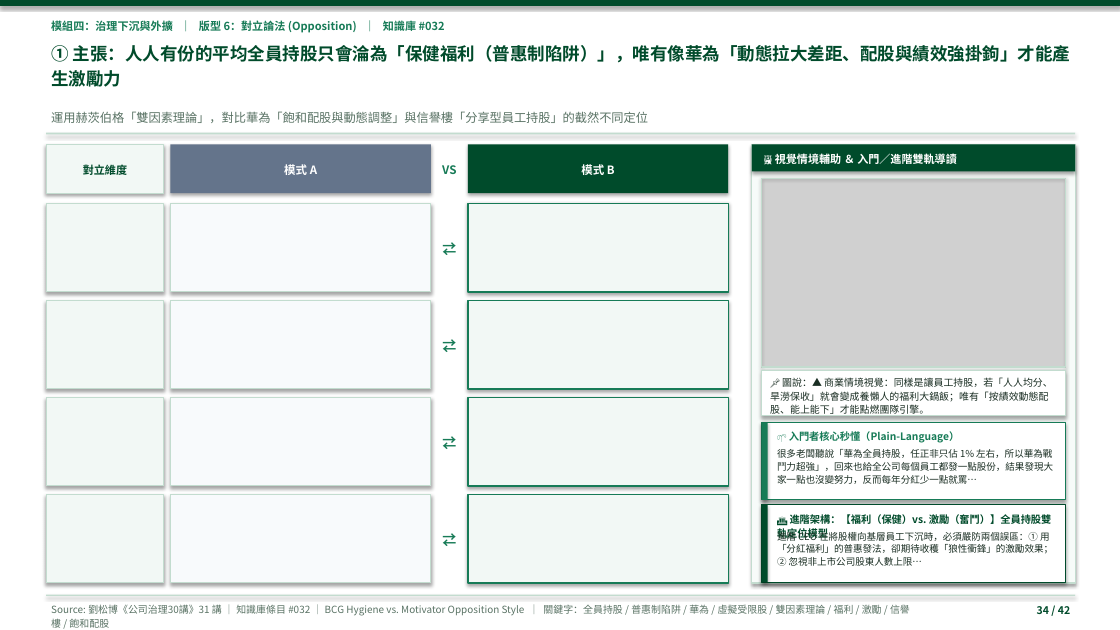
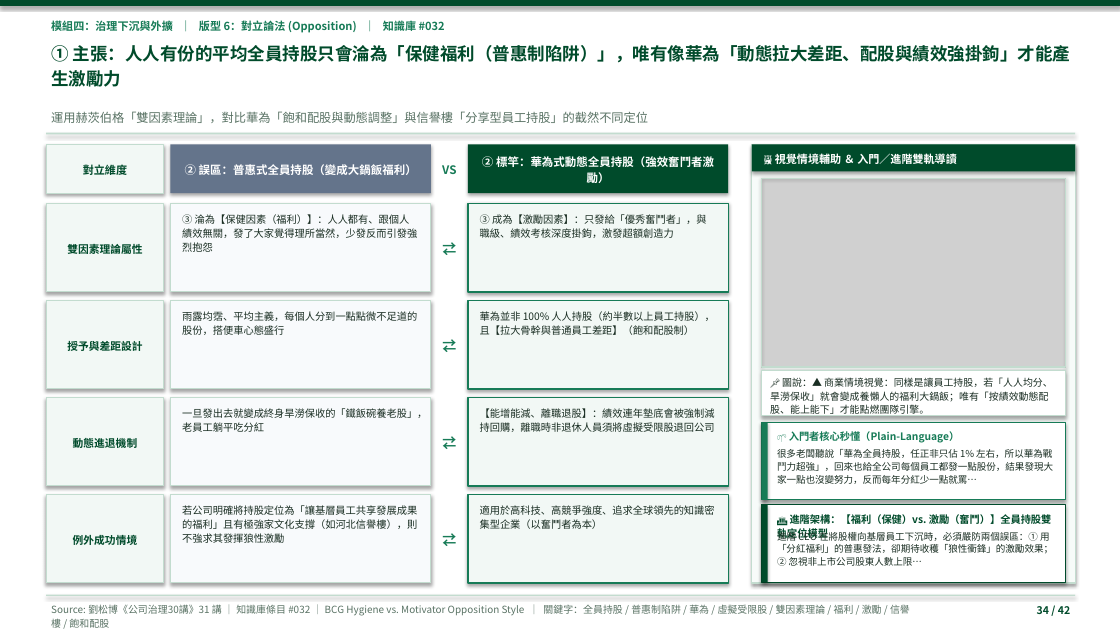
Before and after one commit to davidyeh51/corp-gov-portal, a slide deck: slide 34 of docs/public/downloads/劉松博_公司治理30講_全40講無雜訊顧問簡報庫.pptx. Drawn at 1120x630 pixels with LibreOffice and Linux fonts; fonts in the diff are those of the drawing; grey boxes stand for pictures. Boxes give left, top, right and bottom in pixels: in the first picture for what was removed or moved away, otherwise in the second. Text is boxed around its words. In the diff, an @@ line names an element or a change of style, - is before the commit and + after.

```diff
--- a/docs/public/downloads/劉松博_公司治理30講_全40講無雜訊顧問簡報庫.pptx
+++ b/docs/public/downloads/劉松博_公司治理30講_全40講無雜訊顧問簡報庫.pptx
@@ text at (185,164,417,175): text changed @@
-模式 A
+② 誤區：普惠式全員持股（變成大鍋飯福利）
@@ text at (482,156,714,183): text changed @@
-模式 B
+② 標竿：華為式動態全員持股（強效奮鬥者激勵）
@@ text added at (182,214,417,252), 8.8 pt, text #1A2E23 @@
+③ 淪為【保健因素（福利）】：人人都有、跟個人績效無關，發了大家覺得理所當然，少發反而引發強烈抱怨
@@ text added at (480,214,707,238), 8.8 pt, text #1A2E23 @@
+③ 成為【激勵因素】：只發給「優秀奮鬥者」，與職級、績效考核深度掛鉤，激發超額創造力
@@ text added at (67,242,142,257), 9.2 pt, text #004B2B, bold @@
+雙因素理論屬性
@@ text added at (182,311,417,335), 8.8 pt, text #1A2E23 @@
+雨露均霑、平均主義，每個人分到一點點微不足道的股份，搭便車心態盛行
@@ text added at (480,311,715,335), 8.8 pt, text #1A2E23 @@
+華為並非 100% 人人持股（約半數以上員工持股），且【拉大骨幹與普通員工差距】（飽和配股制）
@@ text added at (67,341,142,351), 9.2 pt, text #004B2B, bold @@
+授予與差距設計
@@ text added at (182,408,427,432), 8.8 pt, text #1A2E23 @@
+一旦發出去就變成終身旱澇保收的「鐵飯碗養老股」，老員工躺平吃分紅
@@ text added at (480,408,715,432), 8.8 pt, text #1A2E23 @@
+【能增能減、離職退股】：績效連年墊底會被強制減持回購，離職時非退休人員須將虛擬受限股退回公司
@@ text added at (73,436,138,451), 9.2 pt, text #004B2B, bold @@
+動態進退機制
@@ text added at (182,505,417,543), 8.8 pt, text #1A2E23 @@
+若公司明確將持股定位為「讓基層員工共享發展成果的福利」且有極強家文化支撐（如河北信譽樓），則不強求其發揮狼性激勵
@@ text added at (480,505,715,529), 8.8 pt, text #1A2E23 @@
+適用於高科技、高競爭強度、追求全球領先的知識密集型企業（以奮鬥者為本）
@@ text added at (73,535,138,545), 9.2 pt, text #004B2B, bold @@
+例外成功情境
```
Also in this commit, not shown: 38 other slides changed, 47 other files.
